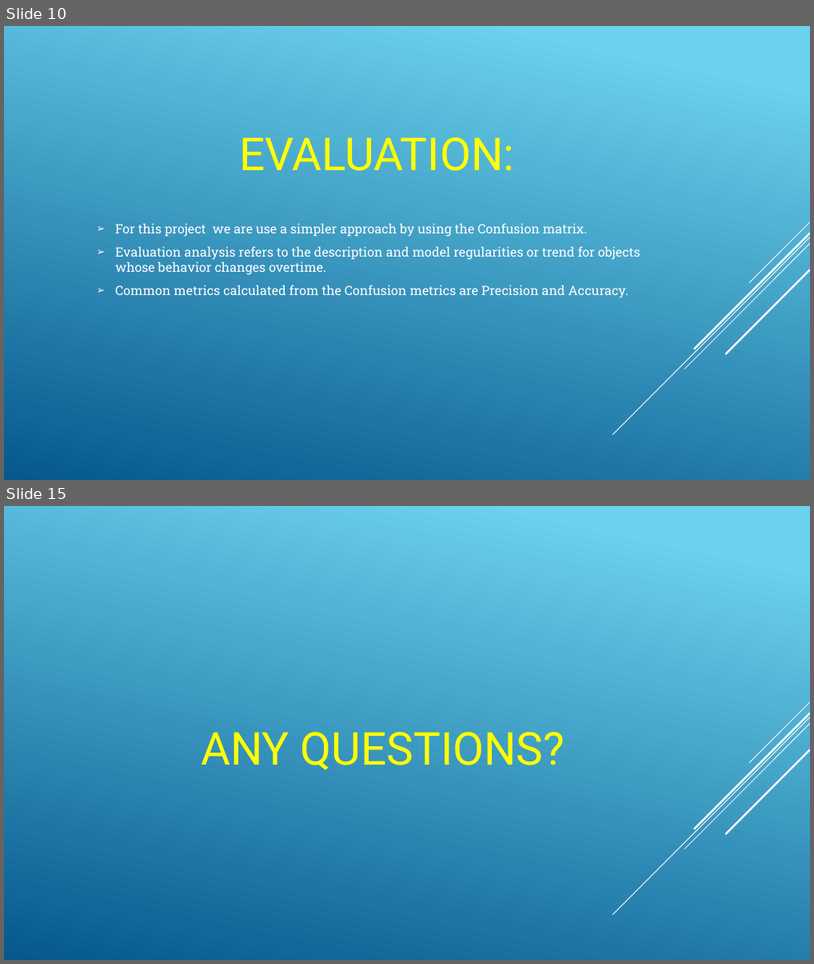
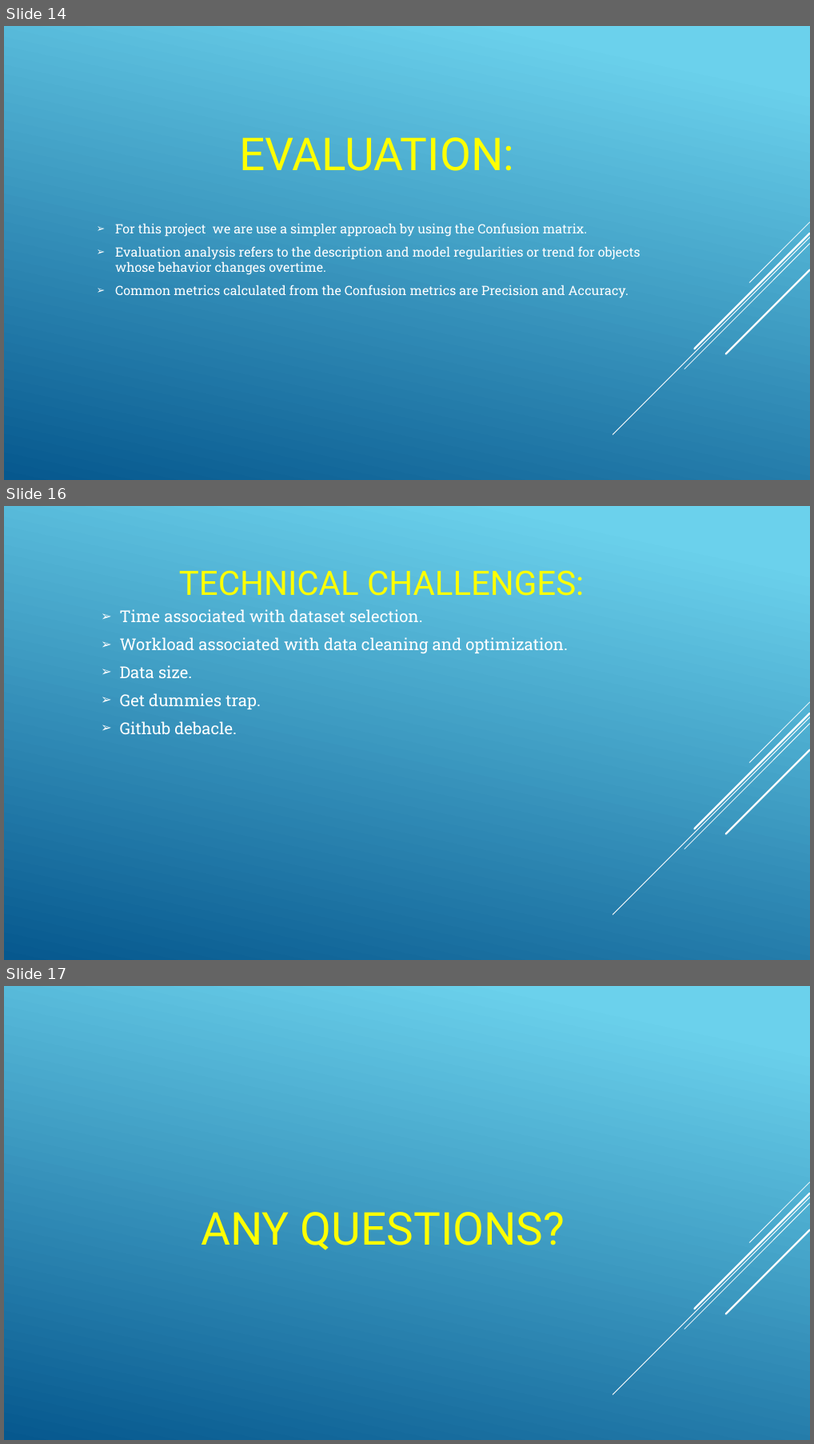
Before and after one commit to rashmirekha27/Loan_Officers, a slide deck: Project4_presentation.pptx. Shown one above the other, each under a label of ours: slides 10 and 15 before the commit, slides 14, 16 and 17 after it; the slides between them are not shown. The pictures are 814x964 and 814x1444 pixels, drawn with LibreOffice and Linux fonts; fonts in the diff are those of the drawing. Boxes give left, top, right and bottom in pixels: in the first picture for what was removed or moved away, otherwise in the second. Text is boxed around its words. In the diff, an @@ line names an element or a change of style, - is before the commit and + after.

```diff
--- a/Project4_presentation.pptx
+++ b/Project4_presentation.pptx
@@ slide 16 added at (4, 506, 810, 960), background gradient #6ED2EB to #06588E; not listed: 5 template elements that a slide beside it also shows @@
@@ title added at (179, 570, 584, 596), 40 pt, text #FFFF00 @@
+TECHNICAL CHALLENGES:
@@ text added at (120, 609, 568, 734), 19.4 pt, text #FFFFFF @@
+➢ Time associated with dataset selection.
+➢ Workload associated with data cleaning and optimization.
+➢ Data size.
+➢ Get dummies trap.
+➢ Github debacle.
@@ what was slide 10 is now slide 14 @@
@@ what was slide 15 is now slide 17 @@
```
Also in this commit, not shown: 6 slides changed, 6 other slides added, 5 slides removed, 2 other files.
